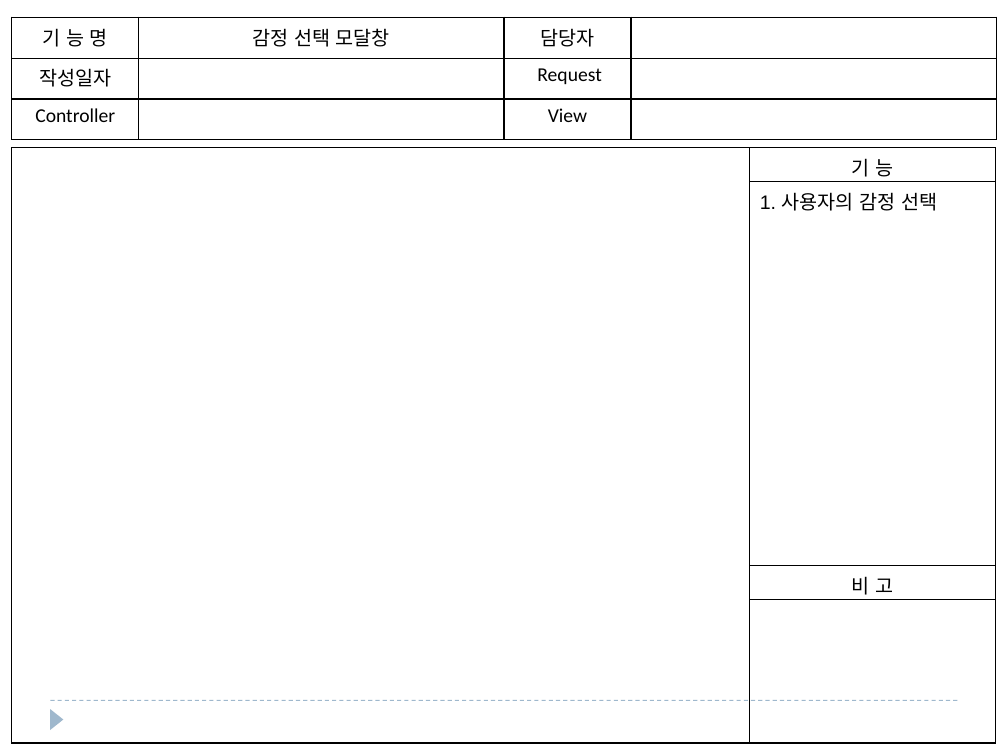
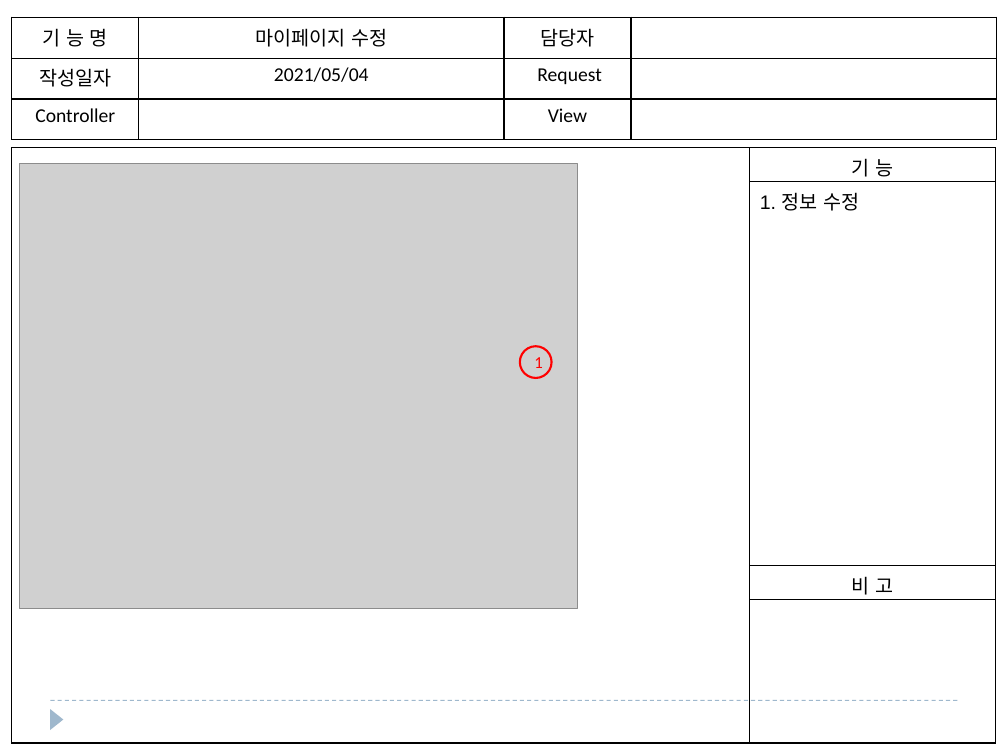
Before and after one commit to cr0ng/gitstart, a slide deck: slide 9 of gitTest/doc/스토리보드.pptx. Drawn at 1008x756 pixels with LibreOffice and Linux fonts; fonts in the diff are those of the drawing; grey boxes stand for pictures. Boxes give left, top, right and bottom in pixels: in the first picture for what was removed or moved away, otherwise in the second. Text is boxed around its words. In the diff, an @@ line names an element or a change of style, - is before the commit and + after.

```diff
--- a/gitTest/doc/스토리보드.pptx
+++ b/gitTest/doc/스토리보드.pptx
@@ table at (x1=12, y1=17, x2=996, y2=140) @@
-row 1, column 2: 감정 선택 모달창
+row 1, column 2: 마이페이지 수정
-row 2, column 2: 
+row 2, column 2: 2021/05/04
@@ table at (x1=12, y1=148, x2=996, y2=744) @@
-row 2, column 2: 1. 사용자의 감정 선택
+row 2, column 2: 1. 정보 수정
@@ picture added at (x1=20, y1=163, x2=578, y2=608) @@
@@ ellipse added at (x1=520, y1=347, x2=551, y2=378), outline #FF0000 1.5 pt, 12 pt, text #FF0000 @@
+1
```
Also in this commit, not shown: 10 other slides changed, 1 slide removed.
